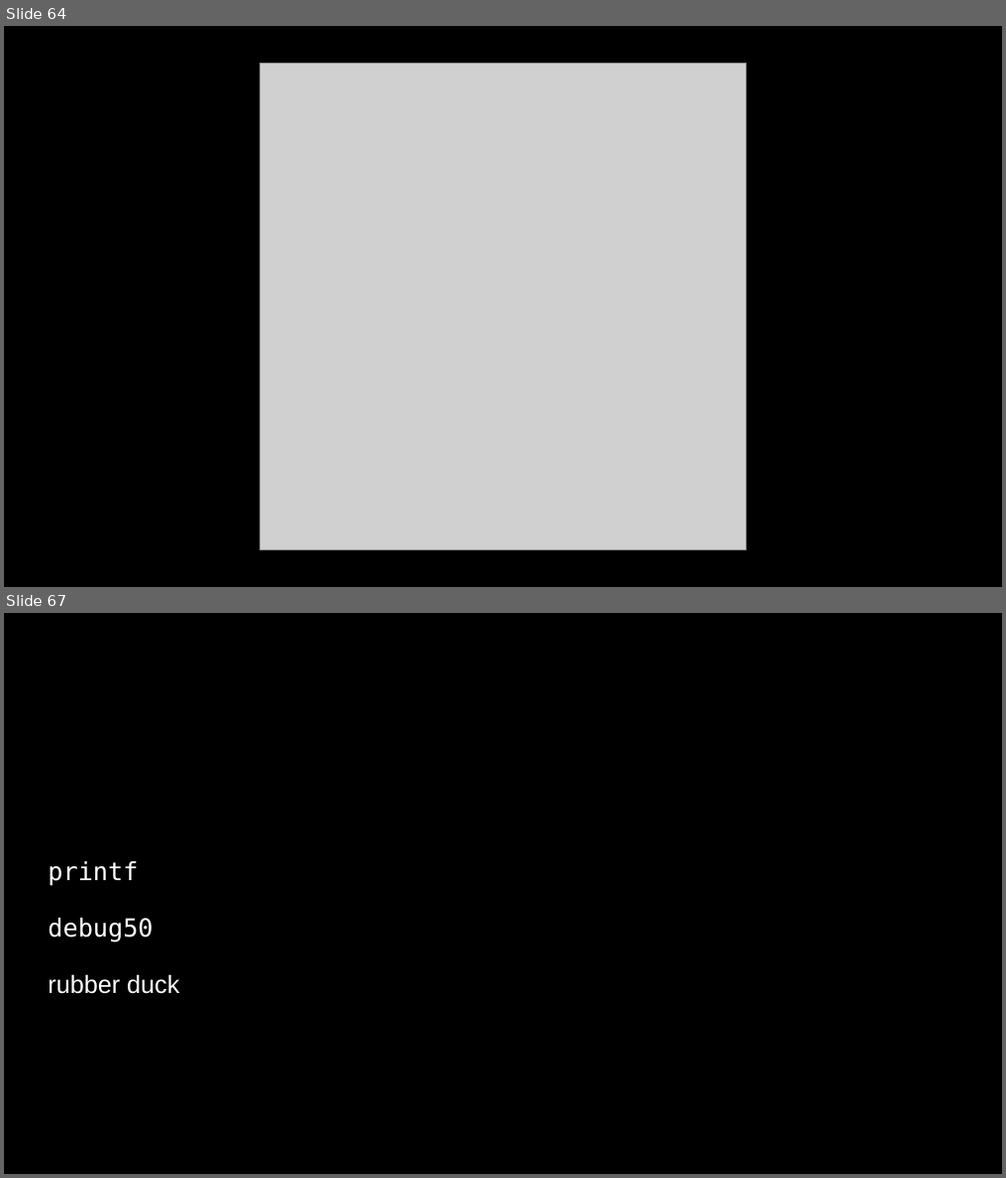
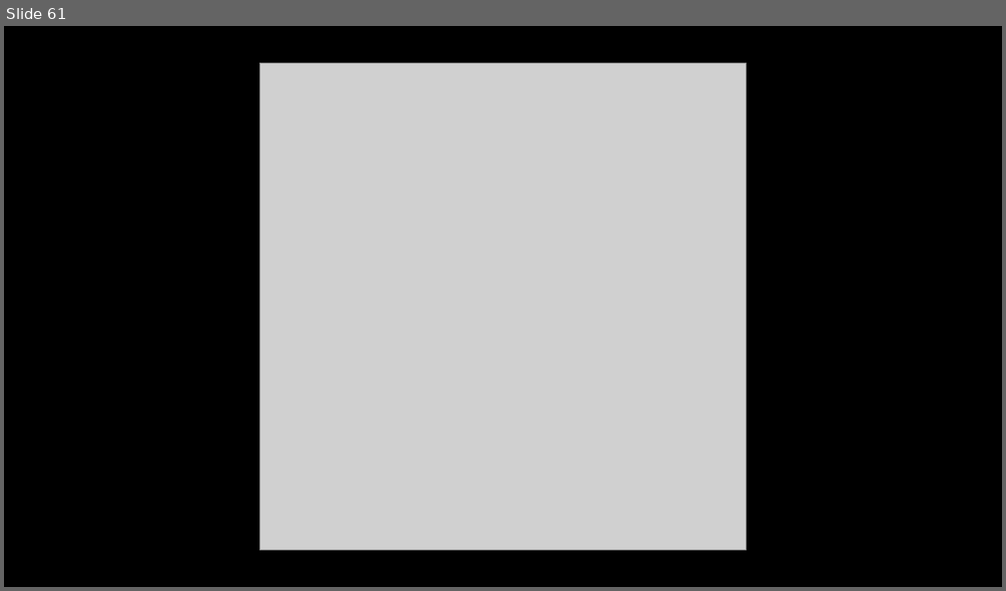
Before and after one commit to SQ4007-2025/website, a slide deck: lectures/slides_3.pptx. Shown one above the other, each under a label of ours: slides 64 and 67 before the commit, slide 61 after it; the slides between them are not shown. The pictures are 1006x1178 and 1006x591 pixels, drawn with LibreOffice and Linux fonts; fonts in the diff are those of the drawing; grey boxes stand for pictures. Boxes give left, top, right and bottom in pixels: in the first picture for what was removed or moved away, otherwise in the second. Text is boxed around its words. In the diff, an @@ line names an element or a change of style, - is before the commit and + after.

```diff
--- a/lectures/slides_3.pptx
+++ b/lectures/slides_3.pptx
@@ slide 67 removed at [4, 613, 1002, 1174], background #000000 @@
@@ text removed at [48, 861, 179, 994] @@
-printf
-debug50
-rubber duck
@@ what was slide 64 is now slide 61 @@
```
Also in this commit, not shown: 5 other slides removed, 1 other file.
